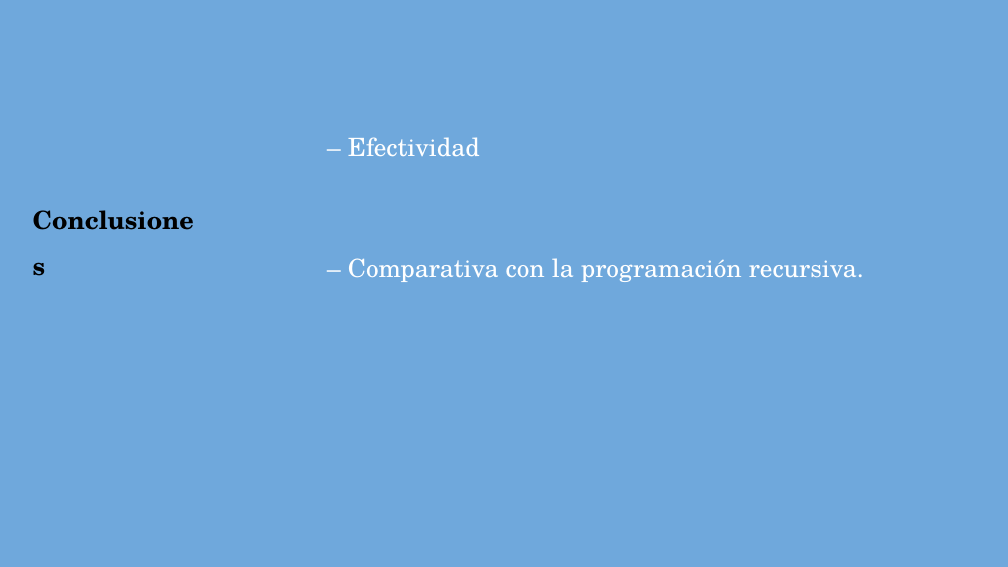
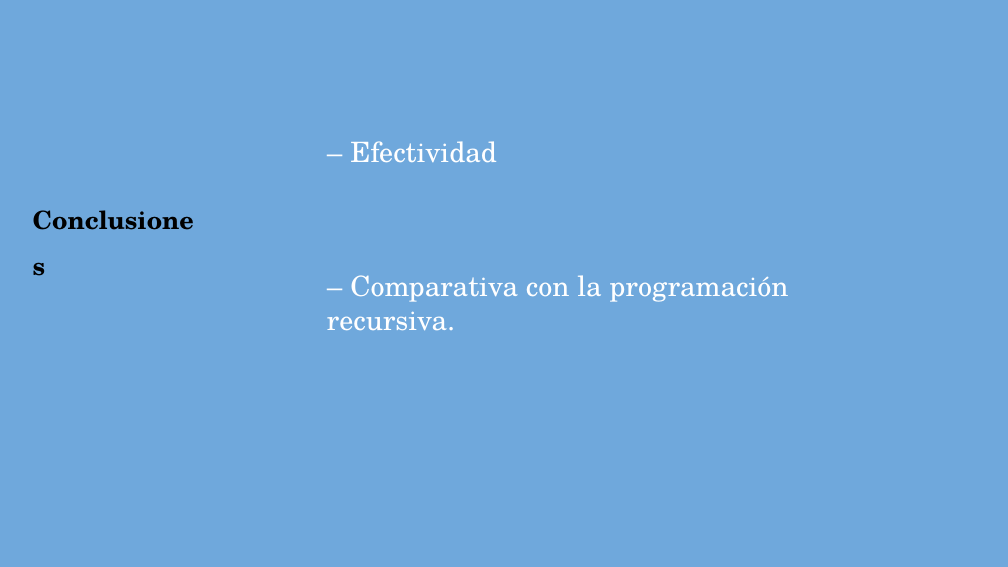
Before and after one commit to alu0100812534/DAA_-L2_8_optimal-binary-search-trees, a slide deck: slide 9 of slides/DAA_-L2_8_optimal-binary-search-trees.pptx. Drawn at 1008x567 pixels with LibreOffice and Linux fonts; fonts in the diff are those of the drawing. Boxes give left, top, right and bottom in pixels: in the first picture for what was removed or moved away, otherwise in the second. Text is boxed around its words. In the diff, an @@ line names an element or a change of style, - is before the commit and + after.

```diff
--- a/slides/DAA_-L2_8_optimal-binary-search-trees.pptx
+++ b/slides/DAA_-L2_8_optimal-binary-search-trees.pptx
@@ text "– Efectividad" at (x1=327, y1=141, x2=788, y2=331): size 18 to 20 pt @@
```
Also in this commit, not shown: 3 other slides changed, 3 other files.
